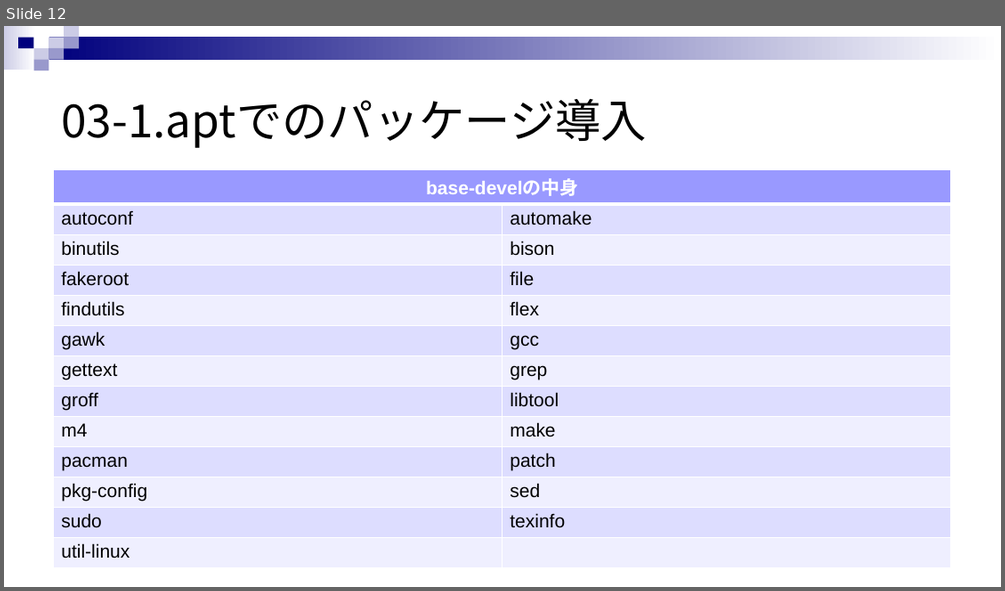
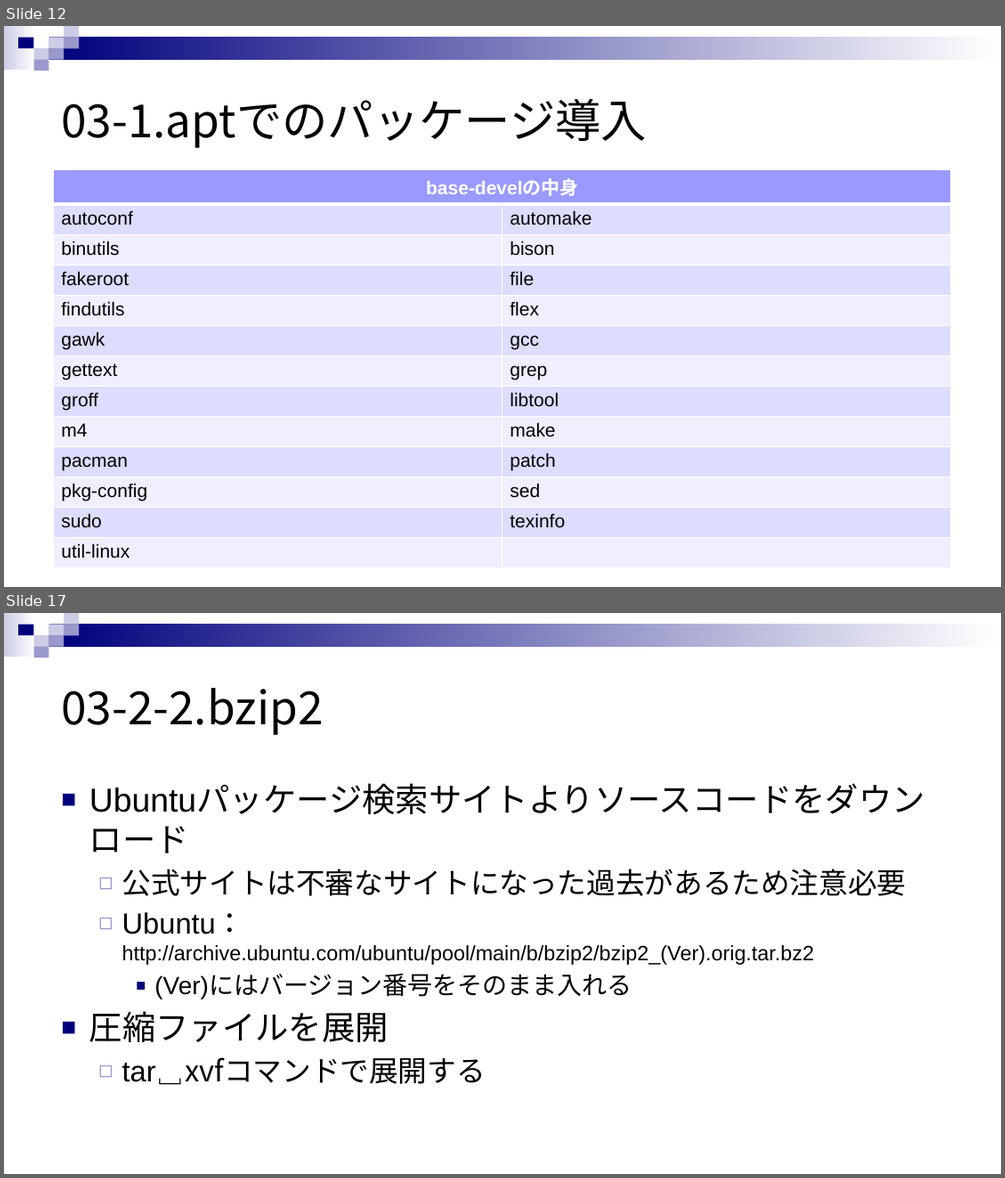
Before and after one commit to rensuke/SIMUonWSL, a slide deck: RE_SIMU_ON_WSL.pptx. Shown one above the other, each under a label of ours: slide 12 before the commit, slides 12 and 17 after it; the slides between them are not shown. The pictures are 1005x591 and 1005x1178 pixels, drawn with LibreOffice and Linux fonts; fonts in the diff are those of the drawing. Boxes give left, top, right and bottom in pixels: in the first picture for what was removed or moved away, otherwise in the second. Text is boxed around its words. In the diff, an @@ line names an element or a change of style, - is before the commit and + after.

Commit message:
スライド追記（bzip2途中まで）、zlibのワード側表記修正

```diff
--- a/RE_SIMU_ON_WSL.pptx
+++ b/RE_SIMU_ON_WSL.pptx
@@ slide 17 added at (4, 613, 1001, 1174), background #FFFFFF; not listed: 9 template elements that a slide beside it also shows @@
@@ title added at (61, 688, 323, 735), 44 pt, text #000000 @@
+03-2-2.bzip2
@@ text added at (89, 868, 906, 1085), 20 pt, text #000000 @@
+■ Ubuntuパッケージ検索サイトよりソースコードをダウンロード
+  ◻ 公式サイトは不審なサイトになった過去があるため注意必要
+  ◻ Ubuntu： http://archive.ubuntu.com/ubuntu/pool/main/b/bzip2/bzip2_(Ver).orig.tar.bz2
+    ■ (Ver)にはバージョン番号をそのまま入れる
+■ 圧縮ファイルを展開
+  ◻ tar␣xvfコマンドで展開する
```
Also in this commit, not shown: 3 slides changed, 3 other slides added, 1 slide removed, 1 other file.
